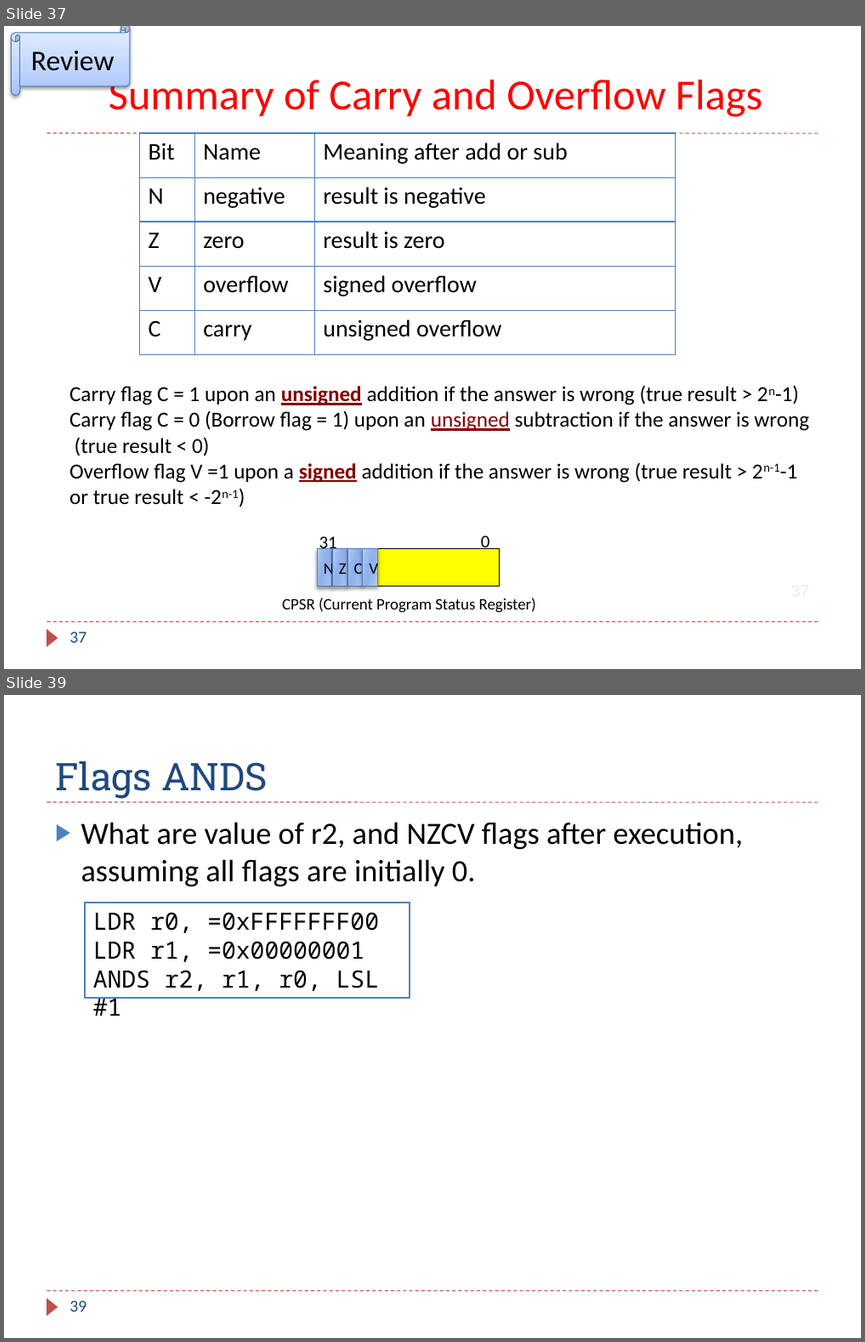
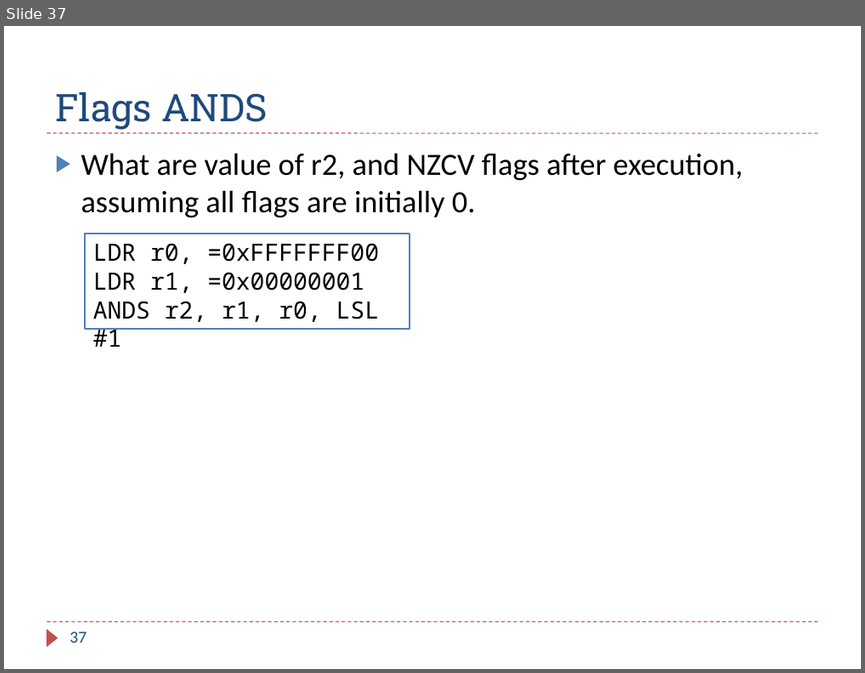
Before and after one commit to guhofstra/CSC111Fa25, a slide deck: PPTs/Ch4_ARM_Arithmetic_Logic_Exercises_ANS.pptx. Shown one above the other, each under a label of ours: slides 37 and 39 before the commit, slide 37 after it; the slides between them are not shown. The pictures are 865x1342 and 865x673 pixels, drawn with LibreOffice and Linux fonts; fonts in the diff are those of the drawing. Boxes give left, top, right and bottom in pixels: in the first picture for what was removed or moved away, otherwise in the second. Text is boxed around its words. In the diff, an @@ line names an element or a change of style, - is before the commit and + after.

```diff
--- a/PPTs/Ch4_ARM_Arithmetic_Logic_Exercises_ANS.pptx
+++ b/PPTs/Ch4_ARM_Arithmetic_Logic_Exercises_ANS.pptx
@@ slide 37 removed at (x1=4, y1=26, x2=861, y2=669), background #FFFFFF; not listed: 3 template elements that a slide beside it also shows @@
@@ horizontal scroll removed at (x1=11, y1=26, x2=129, y2=95) @@
-Review
@@ title removed at (x1=109, y1=74, x2=762, y2=117) @@
-Summary of Carry and Overflow Flags
@@ table removed at (x1=139, y1=133, x2=675, y2=354), 5 rows, 3 columns @@
-Bit | Name | Meaning after add or sub
-N | negative | result is negative
-Z | zero | result is zero
-V | overflow | signed overflow
-C | carry | unsigned overflow
@@ text removed at (x1=69, y1=385, x2=809, y2=505) @@
-Carry flag C = 1 upon an unsigned addition if the answer is wrong (true result > 2n-1)
-Carry flag C = 0 (Borrow flag = 1) upon an unsigned subtraction if the answer is wrong (true result < 0)
-Overflow flag V =1 upon a signed addition if the answer is wrong (true result > 2n-1-1 or true result < -2n-1)
@@ text removed at (x1=481, y1=535, x2=490, y2=552) @@
-0
@@ rectangle removed at (x1=317, y1=549, x2=499, y2=586) @@
@@ rectangle removed at (x1=317, y1=549, x2=331, y2=586) @@
-N
@@ text removed at (x1=319, y1=536, x2=337, y2=553) @@
-31
@@ rectangle removed at (x1=332, y1=549, x2=347, y2=586) @@
-Z
@@ rectangle removed at (x1=347, y1=549, x2=362, y2=586) @@
-C
@@ rectangle removed at (x1=362, y1=549, x2=376, y2=586) @@
-V
@@ text removed at (x1=282, y1=597, x2=536, y2=612) @@
-CPSR (Current Program Status Register)
@@ page number removed at (x1=69, y1=631, x2=86, y2=642) @@
-37
@@ what was slide 39 is now slide 37 @@
@@ page number at (x1=69, y1=631, x2=86, y2=642): text changed @@
-39
+37
```
Also in this commit, not shown: 4 slides added, 1 other slide removed, 6 other files.
